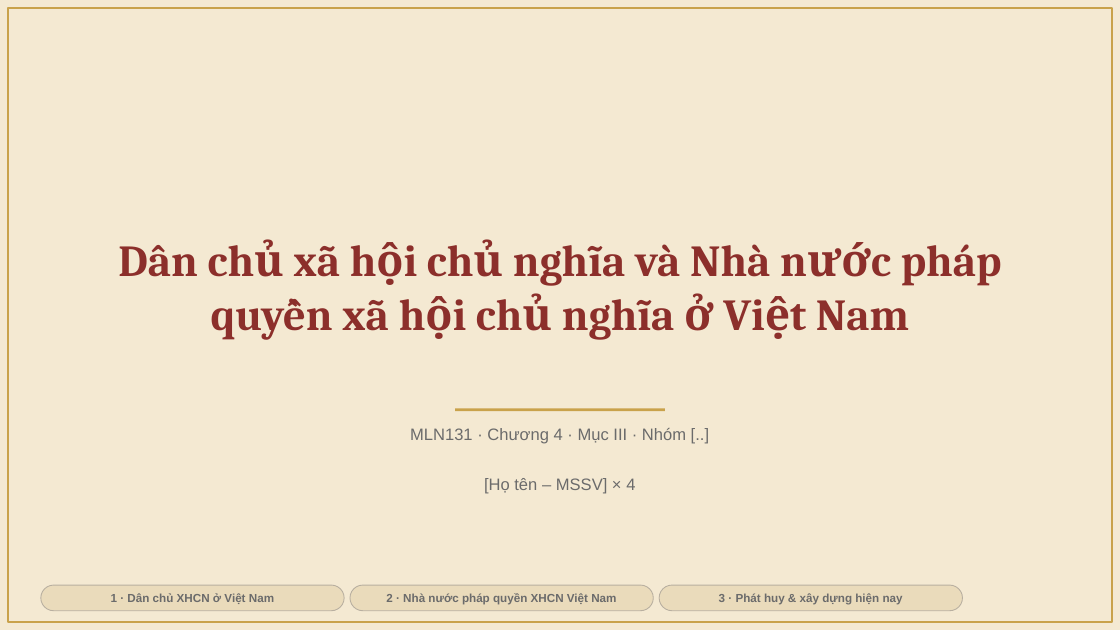
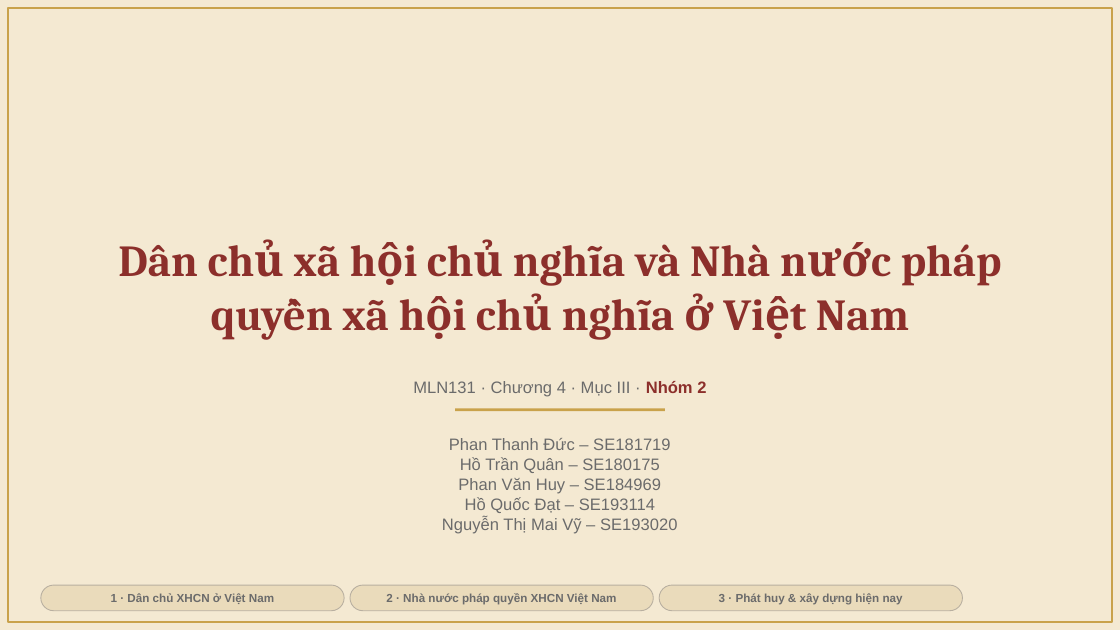
Before and after one commit to DatHoQuoc/mln122, a slide deck: slide 1 of mln133/MLN131_Chuong4_MucIII.pptx. Drawn at 1120x630 pixels with LibreOffice and Linux fonts; fonts in the diff are those of the drawing. Boxes give left, top, right and bottom in pixels: in the first picture for what was removed or moved away, otherwise in the second. Text is boxed around its words. In the diff, an @@ line names an element or a change of style, - is before the commit and + after.

```diff
--- a/mln133/MLN131_Chuong4_MucIII.pptx
+++ b/mln133/MLN131_Chuong4_MucIII.pptx
@@ text at bbox=[413, 381, 706, 396]: text changed @@
-MLN131 · Chương 4 · Mục III · Nhóm [..]
+MLN131 · Chương 4 · Mục III · Nhóm 2
@@ text at bbox=[442, 438, 677, 533]: text changed @@
-[Họ tên – MSSV] × 4
+Phan Thanh Đức – SE181719
+Hồ Trần Quân – SE180175
+Phan Văn Huy – SE184969
+Hồ Quốc Đạt – SE193114
+Nguyễn Thị Mai Vỹ – SE193020
```
Also in this commit, not shown: 1 other slide changed, 5 other files.
